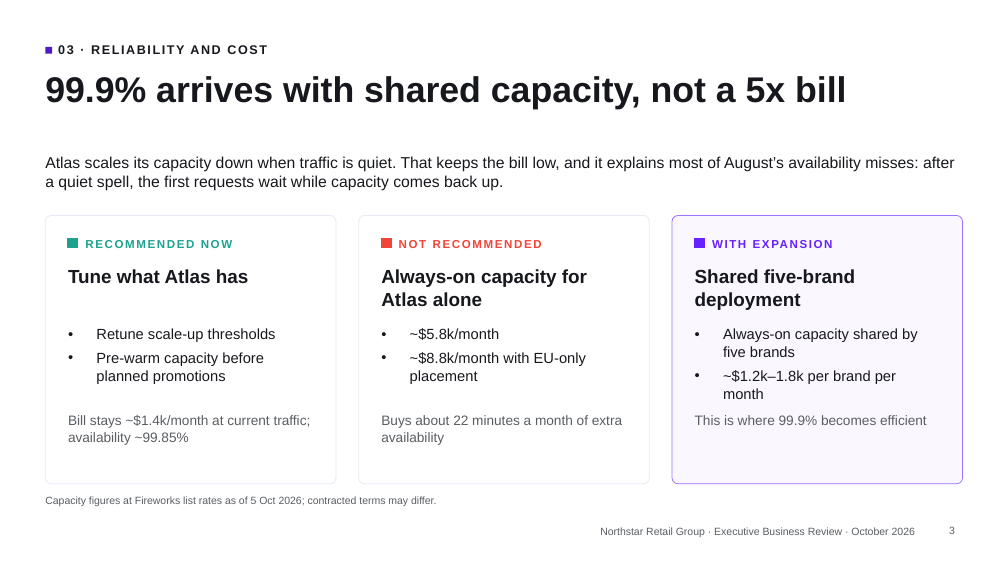
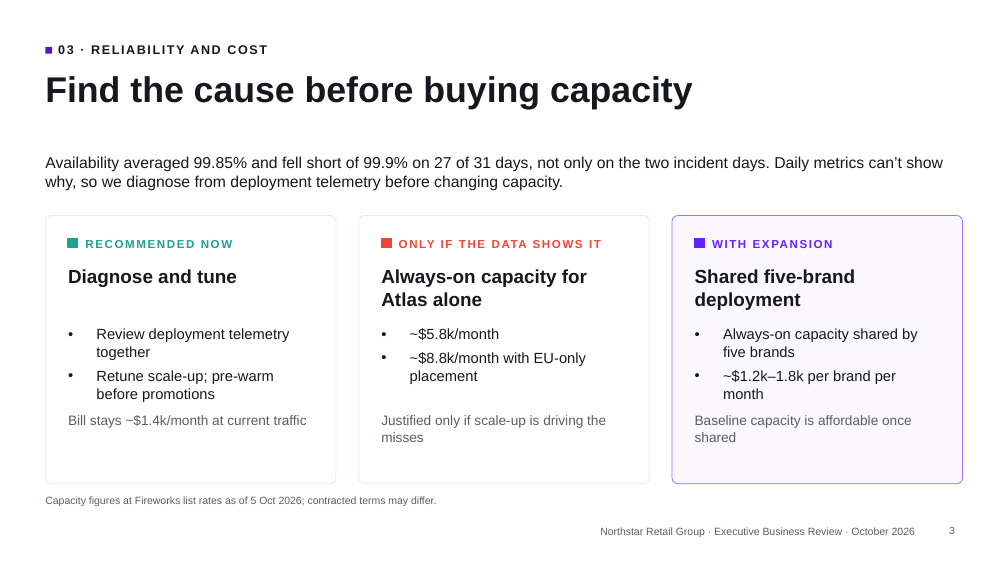
Before and after one commit to abbzonline/northstar-dashboards, a slide deck: slide 3 of ebr/Northstar_EBR_Oct2026.pptx. Drawn at 1008x567 pixels with LibreOffice and Linux fonts; fonts in the diff are those of the drawing; background and template pictures are left out. Boxes give left, top, right and bottom in pixels: in the first picture for what was removed or moved away, otherwise in the second. Text is boxed around its words. In the diff, an @@ line names an element or a change of style, - is before the commit and + after.

```diff
--- a/ebr/Northstar_EBR_Oct2026.pptx
+++ b/ebr/Northstar_EBR_Oct2026.pptx
@@ title at <box>45,76,693,109</box>: text changed @@
-99.9% arrives with shared capacity, not a 5x bill
+Find the cause before buying capacity
@@ text at <box>45,156,943,191</box>: text changed @@
-Atlas scales its capacity down when traffic is quiet. That keeps the bill low, and it explains most of August’s availability misses: after a quiet spell, the first requests wait while capacity comes back up.
+Availability averaged 99.85% and fell short of 99.9% on 27 of 31 days, not only on the two incident days. Daily metrics can’t show why, so we diagnose from deployment telemetry before changing capacity.
@@ text at <box>68,269,237,287</box>: text changed @@
-Tune what Atlas has
+Diagnose and tune
@@ text at <box>399,240,542,248</box>: text changed @@
-NOT RECOMMENDED
+ONLY IF THE DATA SHOWS IT
@@ text at <box>96,328,290,402</box>: text changed @@
-• Retune scale-up thresholds
-• Pre-warm capacity before planned promotions
+• Review deployment telemetry together
+• Retune scale-up; pre-warm before promotions
@@ text at <box>68,415,307,428</box>: text changed @@
-Bill stays ~$1.4k/month at current traffic; availability ~99.85%
+Bill stays ~$1.4k/month at current traffic
@@ text at <box>381,415,606,442</box>: text changed @@
-Buys about 22 minutes a month of extra availability
+Justified only if scale-up is driving the misses
@@ text at <box>695,415,912,442</box>: text changed @@
-This is where 99.9% becomes efficient
+Baseline capacity is affordable once shared
```
Also in this commit, not shown: 2 other slides changed, 13 other files.
